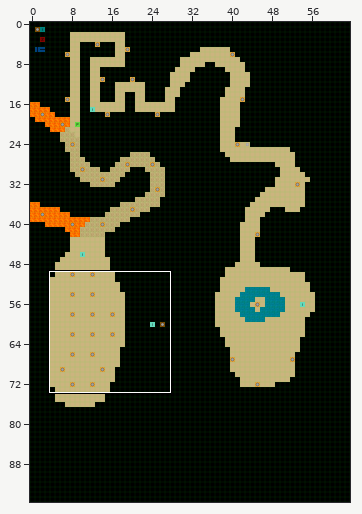
One commit to this Tiled map: assets-src/maps/chap1.tmx. The picture above shows the old version from afar; the outline marks the close-up.
Close-up. First the earlier version:
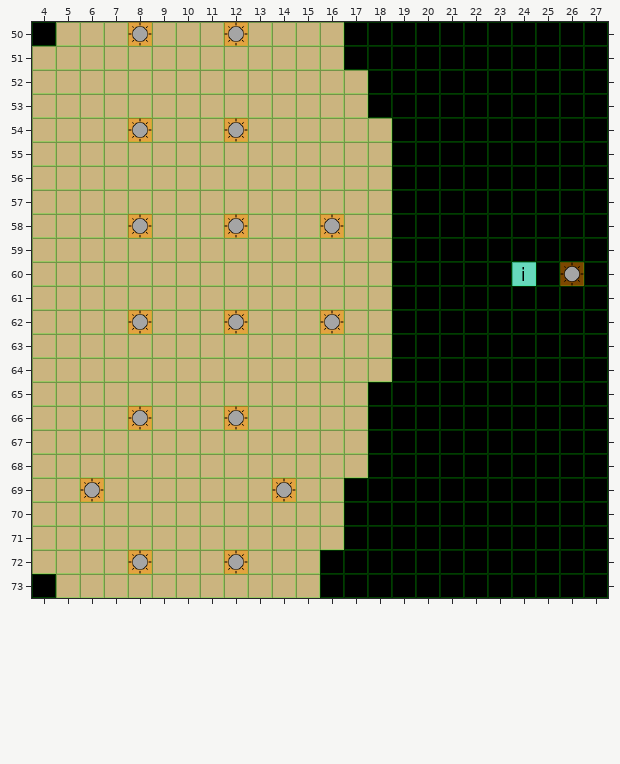
Cells are 32x32 px. Shown: x 4..27, y 50..73. The commit also changed other parts of the map, which this record leaves out.
After:
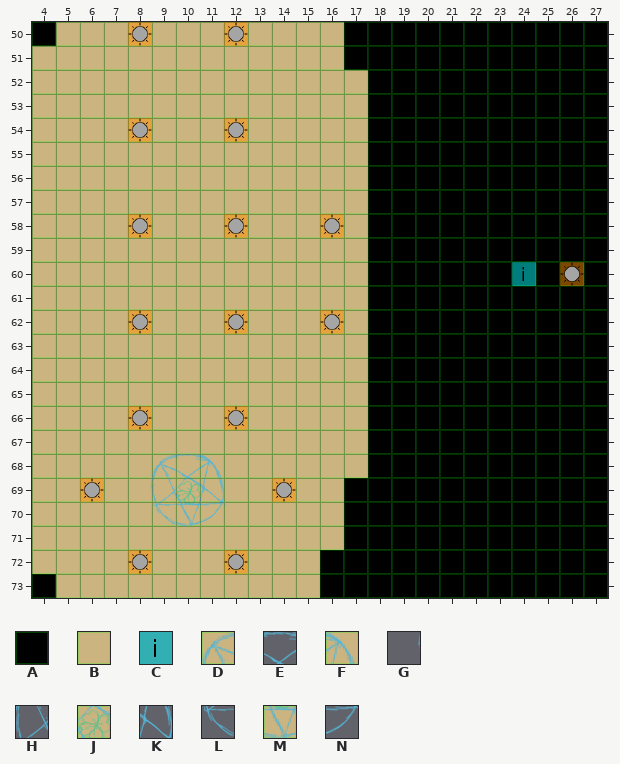
Key: from "basic": A 0, B 1; from "items": C 5; from "spawn": D 6, E 7, F 8, G 10, H 11, J 12, K 13, L 16, M 17, N 18.
_ is an empty cell.
Objects are placed by their top-left corner, in cells (3,4 is the top-left corner of cell 3,4); size is 1x1 cell unless given.
Tiles replaced or removed in this view: B.
Tiles of an added or newly shown layer are drawn over the layers below it.
See-through tiles are keyed as they look on the map.
Edits made:
Changed rows in their new state; . is an unchanged cell.
Layer "map":
first column x 18:
54 A
55 A
56 A
57 A
58 A
first column x 18:
62 A
63 A
64 A
Layer "overlay" (added):
first column x 8:
68 .DEF
69 GHJK
70 .LMN
Layer "secret_passage":
first column x 18:
59 A......
60 A.....A
61 A......
Layer "items":
added: C "clock" at 24,60
removed: C "watch" at 24,60
Changed places in both close-ups, as pixel boxes (x1, y1, x2, y2):
changed: (368, 118, 392, 382)
changed: (512, 262, 536, 286)
added: (150, 454, 224, 526)
